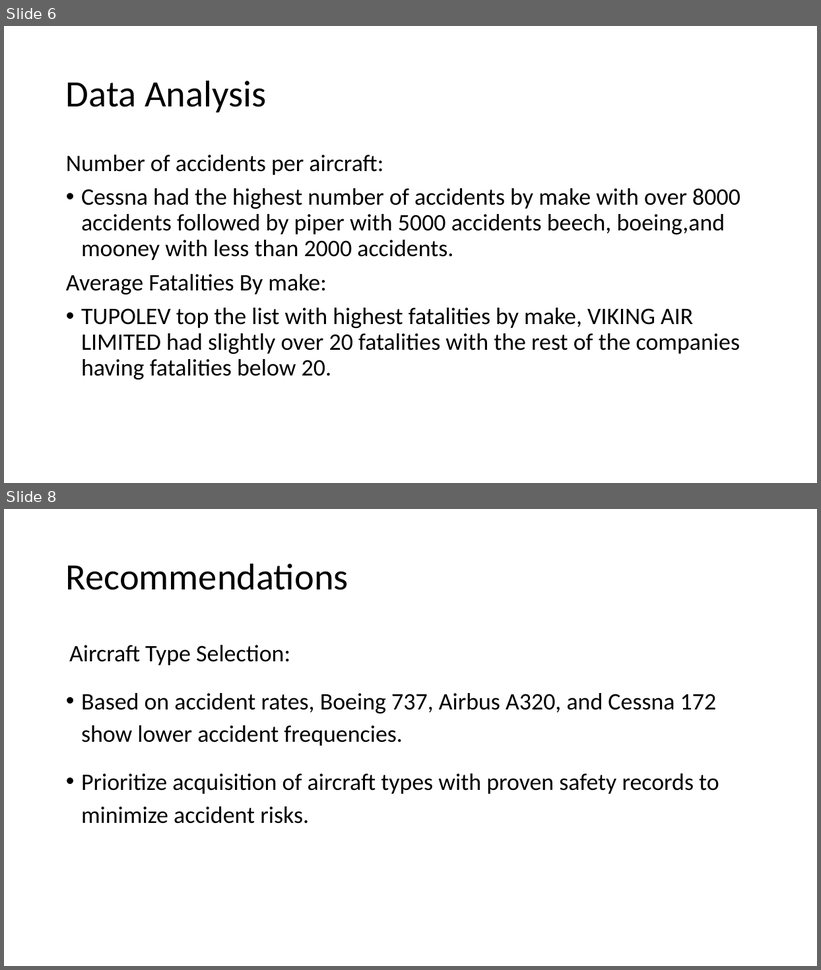
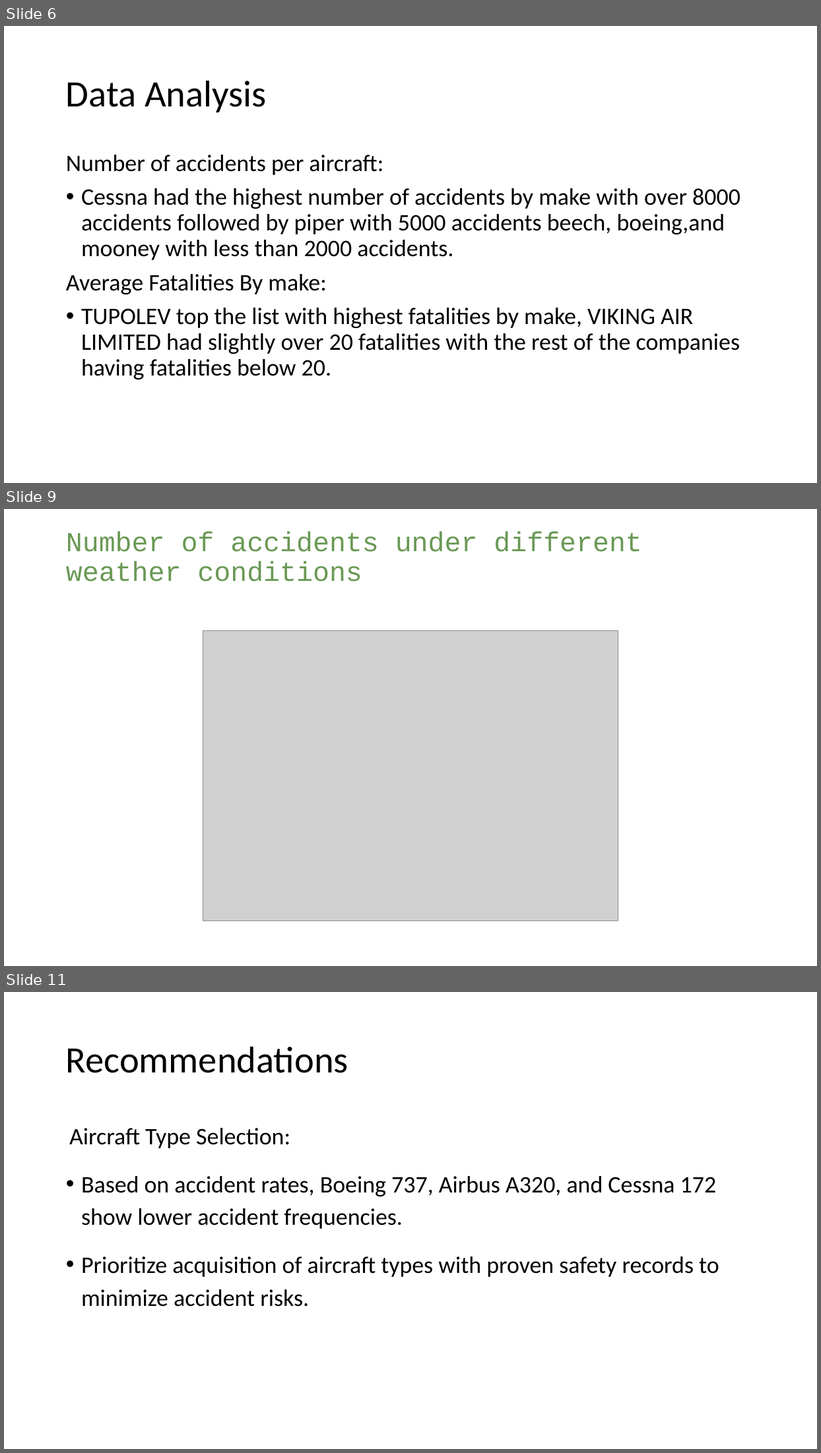
Before and after one commit to KabiraKabira7/aviation-risk-analysis, a slide deck: presentation.pdf.pptx. Shown one above the other, each under a label of ours: slides 6 and 8 before the commit, slides 6, 9 and 11 after it; the slides between them are not shown. The pictures are 821x970 and 821x1453 pixels, drawn with LibreOffice and Linux fonts; fonts in the diff are those of the drawing; grey boxes stand for pictures. Boxes give left, top, right and bottom in pixels: in the first picture for what was removed or moved away, otherwise in the second. Text is boxed around its words. In the diff, an @@ line names an element or a change of style, - is before the commit and + after.

```diff
--- a/presentation.pdf.pptx
+++ b/presentation.pdf.pptx
@@ slide 9 added at [4,509,817,966], background #FFFFFF @@
@@ title added at [66,531,642,582], 32.4 pt, text #6A9955 @@
+Number of accidents under different weather conditions
@@ picture added at [203,631,618,921] @@
@@ what was slide 8 is now slide 11 @@
```
Also in this commit, not shown: 2 slides changed, 2 other slides added, 1 other file.
